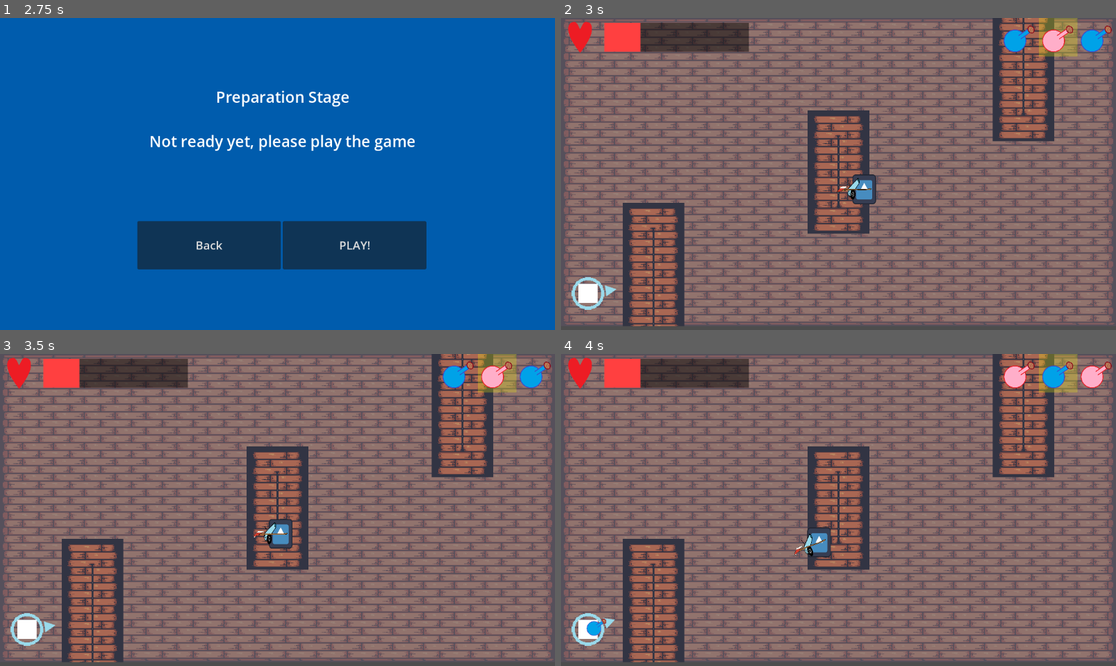
Above: before the commit, frames 1-4 (two rows, left to right).
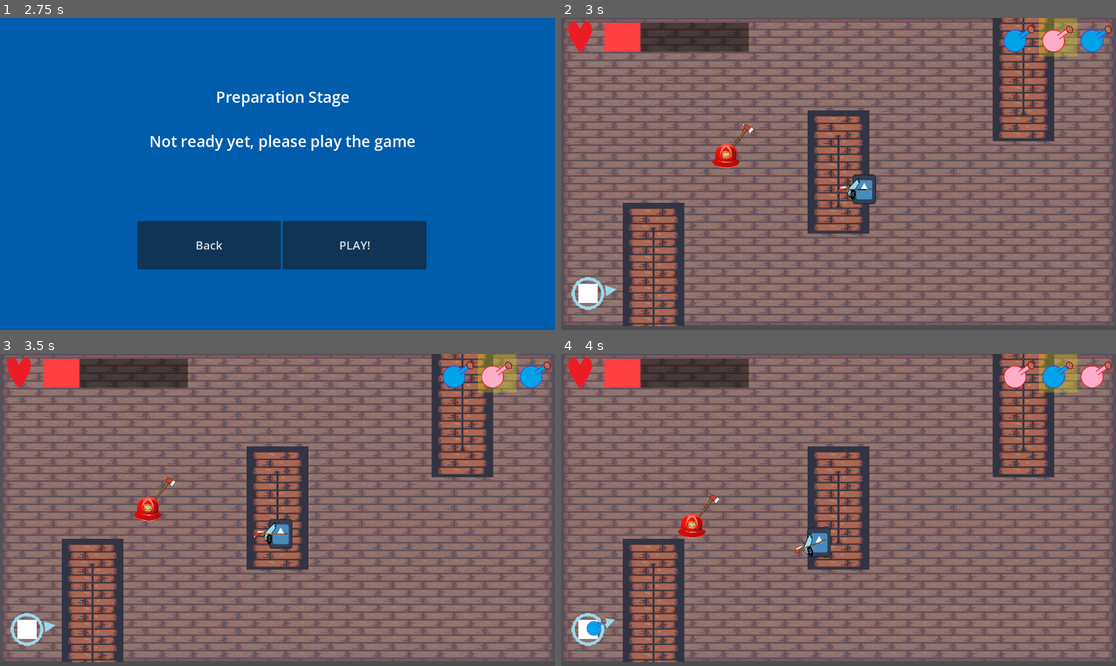
Above: after the commit, the same moments.

Repository: K-O-META/Alchemy_Prot_1
Game: Godot game, scene res://Stages/MenuStage/menu_stage.tscn
Two runs of this game, one before a commit and one after it. Both use one fixed random seed, a clock stepped at 60 frames per second and the inputs below. The engine's default icon, where the game draws it, is replaced by a stand-in: a white triangle on a blue panel in a dark square.
Inputs (mouse positions are in pixels of both pictures, inside the frame that each line leads up to):
- Up to frame 1 (2.75 s): click "Start" at 0.5 s; click "Next" at 1.25 s; click "Next" at 2 s
- Up to frame 2 (3 s): click "PLAY!" at 2.75 s
- Up to frame 3 (3.5 s): no input
- Up to frame 4 (4 s): move the mouse to (960, 494) at 3.52 s; hold E (potion_switch_right) from 3.53 s (still down); click (960, 494) at 3.6 s

Frame 1 is identical in both runs. In frame 2, 0.3% of the frame differs, in the area x 27-35%, y 34-49%; in frame 3, 0.4%, in the area x 24-32%, y 39-54%; in frame 4, 0.3%.

Commit message:
Fix arrow reparenting bug

Diff:
--- a/Entities/Weapons/arrow.gd
+++ b/Entities/Weapons/arrow.gd
@@ -13,6 +13,9 @@
 
 
 func reset() -> void:
+	if bow == null:
+		queue_free()
+		return
 	reparent(bow)
 	position = Vector2.ZERO
 	rotation = 0
--- a/Stages/Arenas/Arena0/arena_0_stage.tscn
+++ b/Stages/Arenas/Arena0/arena_0_stage.tscn
@@ -1,8 +1,9 @@
-[gd_scene load_steps=7 format=4 uid="uid://4xv23e5x4f05"]
+[gd_scene load_steps=8 format=4 uid="uid://4xv23e5x4f05"]
 
 [ext_resource type="PackedScene" uid="uid://nwjvkualnd0m" path="res://Utilities/UI/ui.tscn" id="1_cpcqb"]
 [ext_resource type="Texture2D" uid="uid://dfbj4ahri4ohj" path="res://Assets/Tile-Sets (64-64).png" id="1_da833"]
 [ext_resource type="PackedScene" uid="uid://cnot4l14njf8g" path="res://Entities/Player/player.tscn" id="3_7yufx"]
+[ext_resource type="PackedScene" uid="uid://cvucfhvy8hid6" path="res://Entities/Enemies/fire_fighter.tscn" id="4_jvds1"]
 [ext_resource type="PackedScene" uid="uid://dpnrvf5bmhyw5" path="res://Entities/Enemies/skeleton.tscn" id="5_jvds1"]
 
 [sub_resource type="TileSetAtlasSource" id="TileSetAtlasSource_da833"]
@@ -61,7 +62,7 @@
 [node name="Player" parent="." instance=ExtResource("3_7yufx")]
 position = Vector2(56, 572)
 
-[node name="FireFighter" parent="." instance_placeholder="res://Entities/Enemies/fire_fighter.tscn"]
+[node name="FireFighter" parent="." instance=ExtResource("4_jvds1")]
 position = Vector2(354, 275)
 
 [node name="Skeleton" parent="." instance=ExtResource("5_jvds1")]
